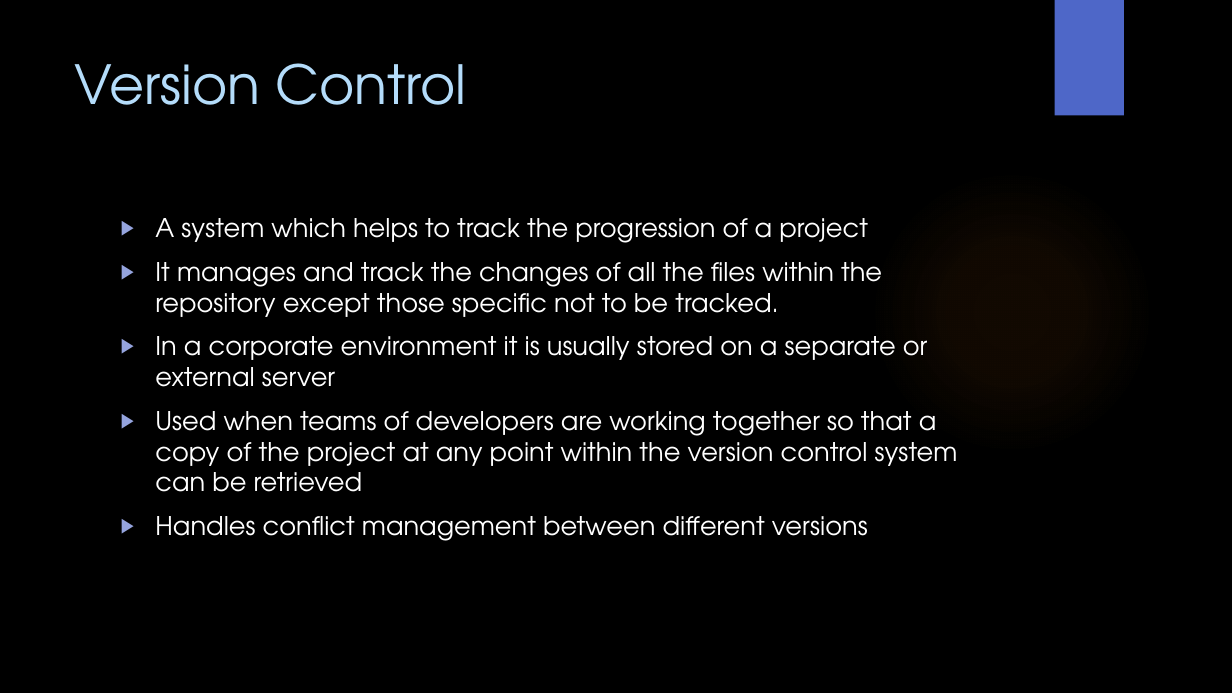
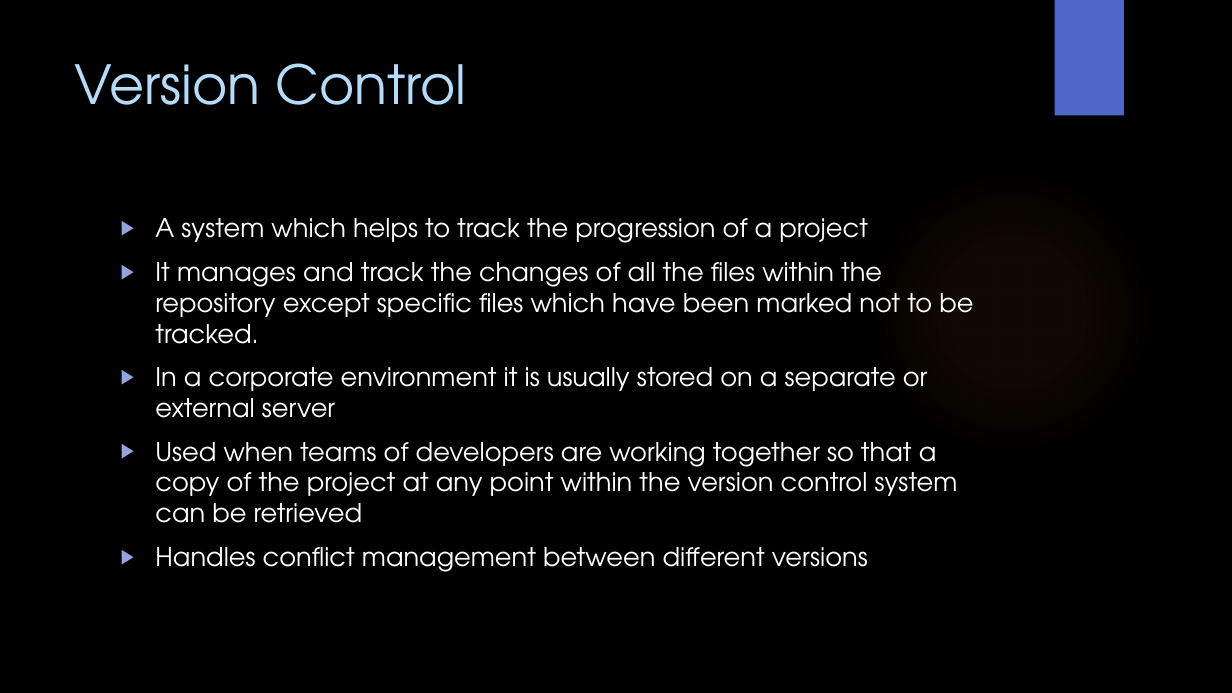
Before and after one commit to WitsSoftDev/SoftDev2016, a slide deck: slide 11 of Session 1/Softdev Session 1 2016.pptx. Drawn at 1232x693 pixels with LibreOffice and Linux fonts; fonts in the diff are those of the drawing; background and template pictures are left out. Boxes give left, top, right and bottom in pixels: in the first picture for what was removed or moved away, otherwise in the second. Text is boxed around its words. In the diff, an @@ line names an element or a change of style, - is before the commit and + after.

```diff
--- a/Session 1/Softdev Session 1 2016.pptx
+++ b/Session 1/Softdev Session 1 2016.pptx
@@ text at bbox=[155, 262, 973, 344]: text changed @@
-▶ It manages and track the changes of all the files within the repository except those specific not to be tracked.
+▶ It manages and track the changes of all the files within the repository except specific files which have been marked not to be tracked.
```
Also in this commit, not shown: 1 other slide changed, 1 other file.
